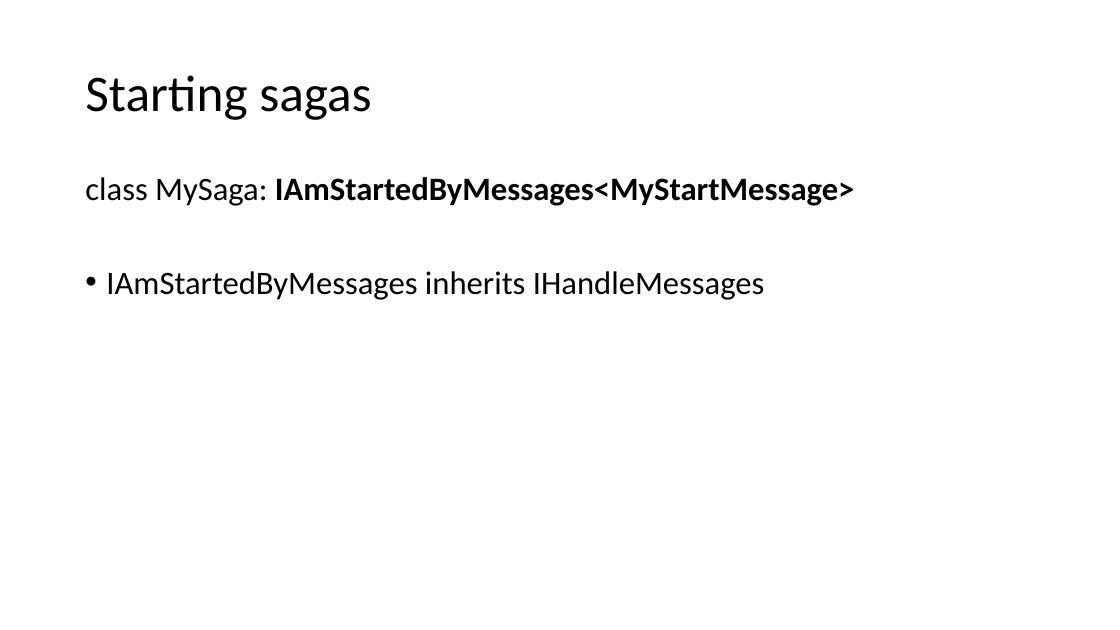
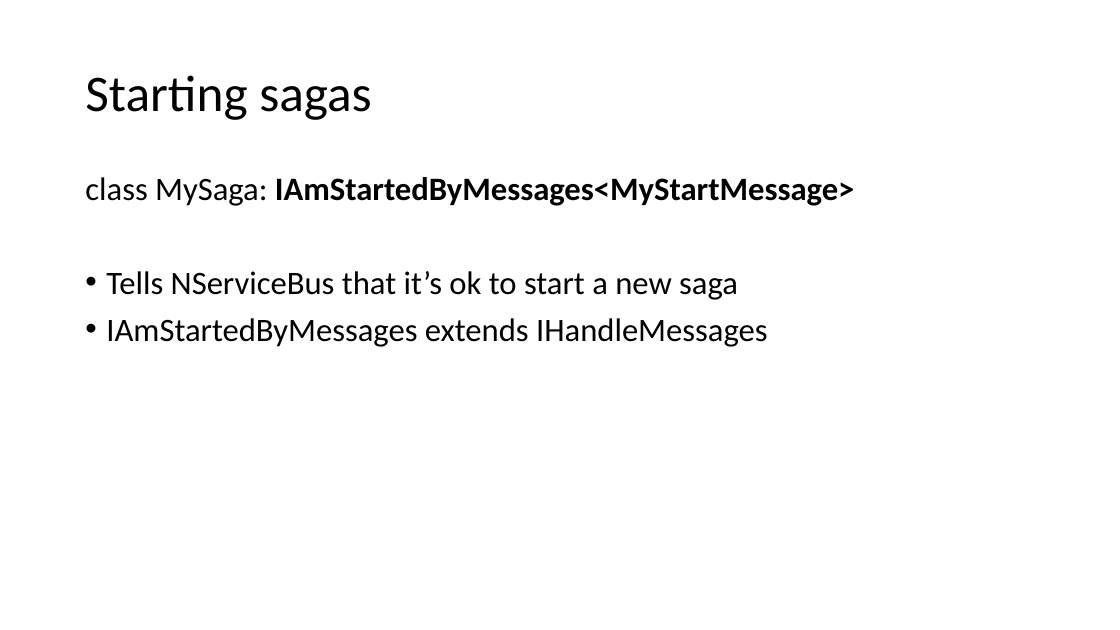
Before and after one commit to Particular/SagaMasterClass, a slide deck: slide 6 of SagaMasterClass.pptx. Drawn at 1120x630 pixels with LibreOffice and Linux fonts; fonts in the diff are those of the drawing. Boxes give left, top, right and bottom in pixels: in the first picture for what was removed or moved away, otherwise in the second. Text is boxed around its words. In the diff, an @@ line names an element or a change of style, - is before the commit and + after.

```diff
--- a/SagaMasterClass.pptx
+++ b/SagaMasterClass.pptx
@@ text at box(106, 271, 767, 347): text changed @@
-• IAmStartedByMessages inherits IHandleMessages
+• Tells NServiceBus that it’s ok to start a new saga
+• IAmStartedByMessages extends IHandleMessages
```
Also in this commit, not shown: 6 other slides changed, 10 slides added.
